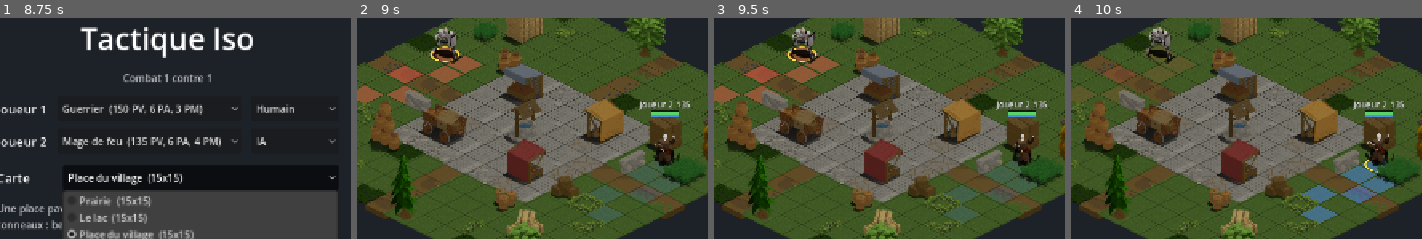
Above: before the commit, frames 1-4 (left to right).
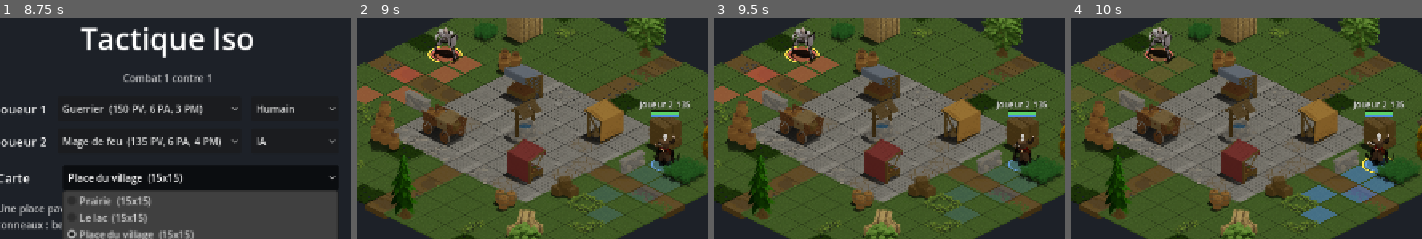
Above: after the commit, the same moments.

Repository: GuenotF/Dingus
Game: Godot game, scene res://scenes/menu.tscn
The game is run twice, just before and just after one commit, with the same random seed, the same clock (stepped at 60 frames per second) and the same inputs.
Inputs:
- Up to frame 1 (8.75 s): click "Guerrier (150 PV, 6 PA, 3 PM)" at 0.5 s; click "Humain" at 1.25 s; click "Mage de feu (135 PV, 6 PA, 4 …" at 2 s; click "IA" at 2.75 s; click "Prairie (15x15)" at 3.5 s; click "Lancer le combat" at 4.25 s; click "Guerrier (150 PV, 6 PA, 3 PM)" at 5 s; click "Humain" at 5.75 s; click "Mage de feu (135 PV, 6 PA, 4 …" at 6.5 s; click "IA" at 7.25 s; click "Place du village (15x15)" at 8 s
- Up to frame 2 (9 s): click "Lancer le combat" at 8.75 s
- Up to frame 3 (9.5 s): no input
- Up to frame 4 (10 s): click "Prêt (Espace)" at 9.5 s
The pictures show only the part of the screen within x 32-82%, y 21-71%; the shares and areas given below are measured in that part.

Frame 1 is identical in both runs. In frame 2, 0.3% of the frame differs, in the area x 19-88%, y 12-70%; in frame 3, 0.4%; in frame 4, 0.3%.

Commit message:
Cercle d'équipe sous chaque personnage et fenêtre agrandie
- Cercle à la couleur de l'équipe sous chaque personnage, dessiné au niveau du
  sol (jamais caché par le décor) ; le cercle jaune indique qui joue
- Fenêtre maximisée au lancement (1600x900 si non maximisable), tout est
  agrandi proportionnellement ; F11 bascule en plein écran

Co-Authored-By: Claude Opus 5.5 <noreply@anthropic.com>
Claude-Session: https://claude.ai/code/session_016TqoMGpG5jku75qaKDTUnG

Diff:
--- a/project.godot
+++ b/project.godot
@@ -27,6 +27,9 @@
 
 window/size/viewport_width=1280
 window/size/viewport_height=720
+window/size/mode=2
+window/size/window_width_override=1600
+window/size/window_height_override=900
 window/stretch/mode="canvas_items"
 window/stretch/aspect="expand"
 
--- a/scripts/game_config.gd
+++ b/scripts/game_config.gd
@@ -39,5 +39,13 @@
 	return info
 
 
+## F11 : bascule plein écran / fenêtre maximisée, partout dans le jeu.
+func _unhandled_input(event: InputEvent) -> void:
+	if event is InputEventKey and event.pressed and not event.echo and event.keycode == KEY_F11:
+		var fullscreen := DisplayServer.window_get_mode() == DisplayServer.WINDOW_MODE_FULLSCREEN
+		DisplayServer.window_set_mode(DisplayServer.WINDOW_MODE_MAXIMIZED if fullscreen else DisplayServer.WINDOW_MODE_FULLSCREEN)
+		get_viewport().set_input_as_handled()
+
+
 func class_for(player: int) -> ClassData:
 	return load(CLASS_PATHS[player_classes[player]])
--- a/scripts/view/fighter_view.gd
+++ b/scripts/view/fighter_view.gd
@@ -16,10 +16,13 @@
 	set(value):
 		is_active = value
 		queue_redraw()
+		_ground_marker.queue_redraw()
 ## Direction de la grille vers laquelle le personnage regarde.
 var facing := Vector2i(1, 0)
 
 var _body := Node2D.new() # partie animée (recul, clignotement)
+## Cercles au sol, dessinés au niveau du sol (sous le décor et les personnages) pour rester visibles.
+var _ground_marker := Node2D.new()
 var _sprite: AnimatedSprite2D
 var _sprites: CharacterSprites
 var _dead := false
@@ -28,6 +31,10 @@
 func setup(p_fighter: Fighter) -> void:
 	fighter = p_fighter
 	position = Iso.cell_to_world(fighter.cell)
+	_ground_marker.z_as_relative = false
+	_ground_marker.z_index = 1 # sol = 0, effets au sol = 1, personnages = 2
+	_ground_marker.draw.connect(_draw_ground_marker)
+	add_child(_ground_marker)
 	_body.draw.connect(_draw_body)
 	add_child(_body)
 	if fighter.class_data and fighter.class_data.sprites is CharacterSprites:
@@ -180,17 +187,22 @@
 
 # --- Dessin ------------------------------------------------------------------
 
-func _draw() -> void:
-	# Ombre et anneau du joueur actif : ne bougent pas avec le corps.
-	# Les sprites ont déjà leur ombre.
+func _draw_ground_marker() -> void:
+	# Cercles au sol : ne bougent pas avec le corps. Les sprites ont déjà leur ombre.
 	if fighter == null:
 		return
-	draw_set_transform(Vector2.ZERO, 0.0, Vector2(1.0, 0.5))
+	var m := _ground_marker
+	m.draw_set_transform(Vector2.ZERO, 0.0, Vector2(1.0, 0.5))
 	if _sprite == null:
-		draw_circle(Vector2.ZERO, 16.0, Color(0, 0, 0, 0.35))
+		m.draw_circle(Vector2.ZERO, 16.0, Color(0, 0, 0, 0.35))
+	# Cercle d'équipe, toujours visible : on repère la case de chaque personnage d'un coup d'œil.
+	var team_color := FALLBACK_COLORS[fighter.team % FALLBACK_COLORS.size()]
+	m.draw_circle(Vector2.ZERO, 21.0, Color(team_color, 0.22))
+	m.draw_arc(Vector2.ZERO, 21.0, 0.0, TAU, 40, Color(team_color.lightened(0.15), 0.95), 2.5, true)
+	# Cercle jaune autour : c'est à ce personnage de jouer.
 	if is_active:
-		draw_arc(Vector2.ZERO, 22.0, 0.0, TAU, 32, Color(1, 0.9, 0.3), 3.0, true)
-	draw_set_transform(Vector2.ZERO)
+		m.draw_arc(Vector2.ZERO, 26.0, 0.0, TAU, 40, Color(1, 0.9, 0.3), 3.0, true)
+	m.draw_set_transform(Vector2.ZERO)
 
 
 func _draw_body() -> void:
